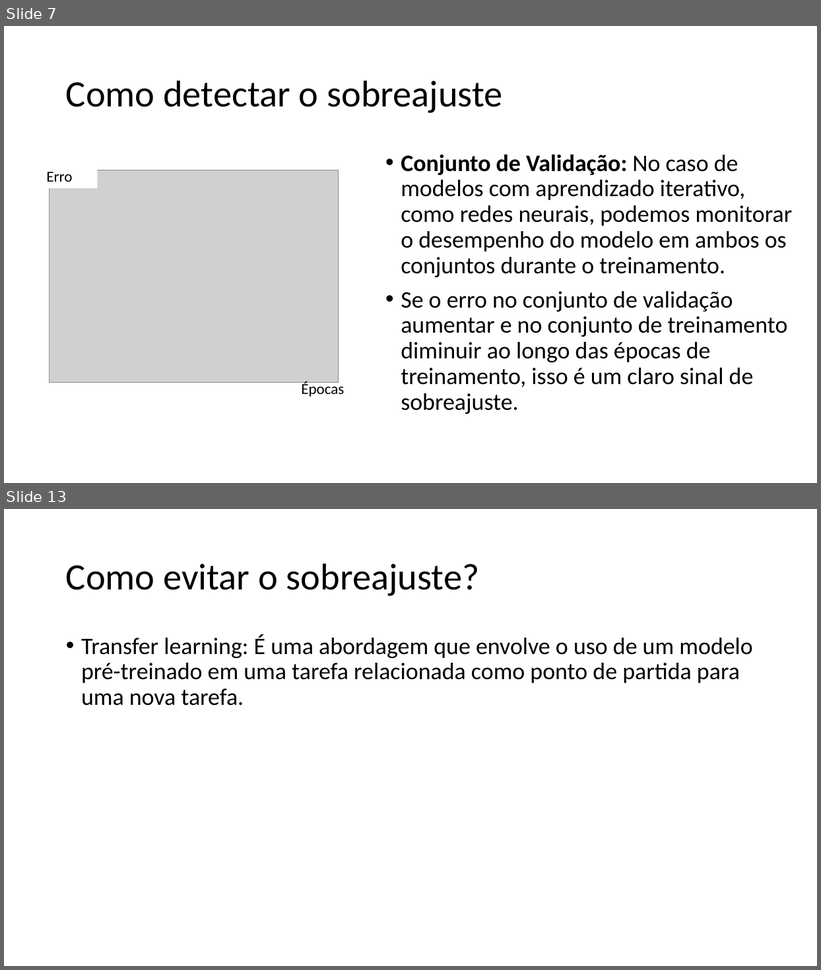
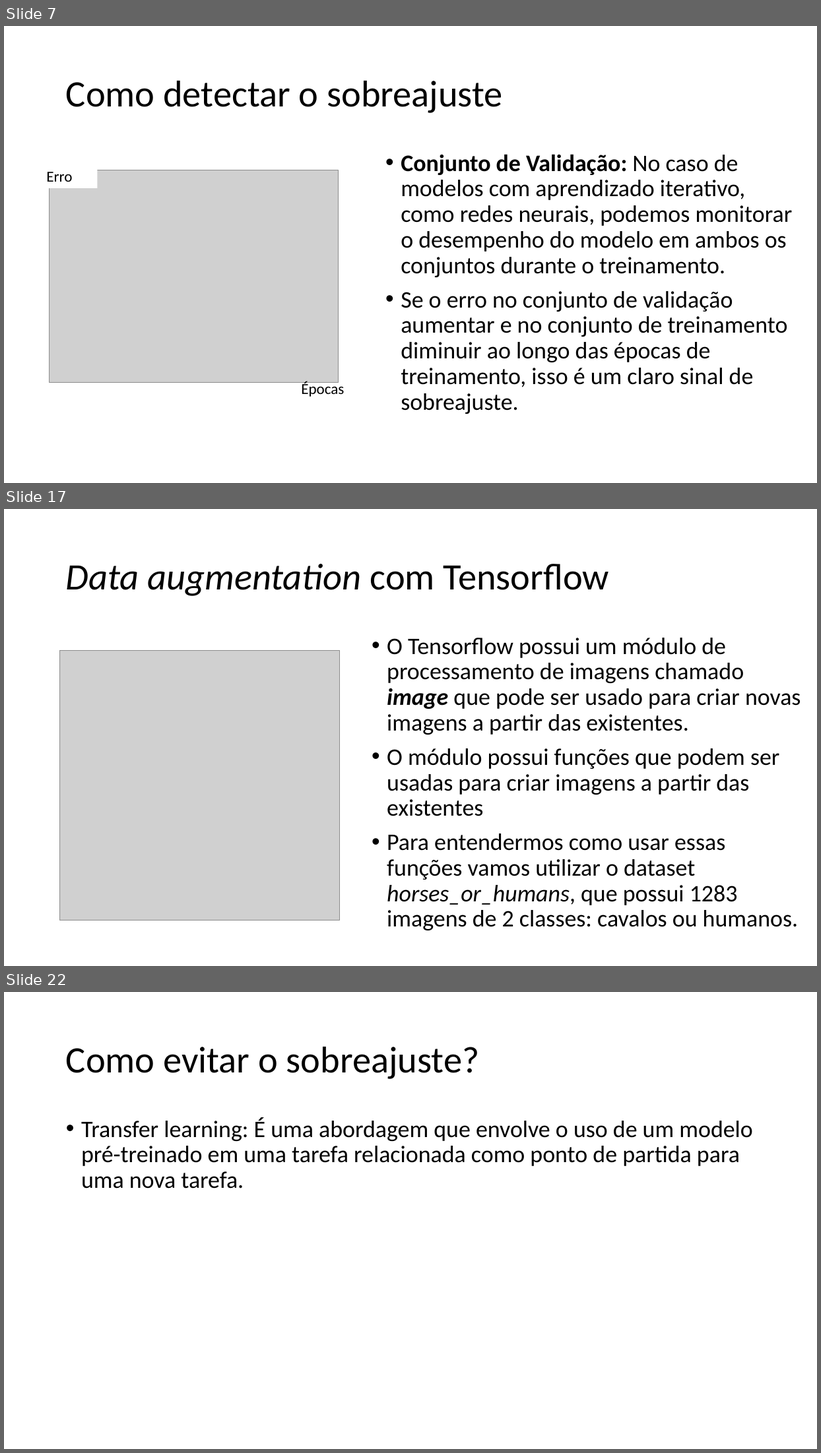
Before and after one commit to zz4fap/tp557-iot-ml, a slide deck: slides/TP557_13_Prevenindo_o_sobreajuste.pptx. Shown one above the other, each under a label of ours: slides 7 and 13 before the commit, slides 7, 17 and 22 after it; the slides between them are not shown. The pictures are 821x970 and 821x1453 pixels, drawn with LibreOffice and Linux fonts; fonts in the diff are those of the drawing; grey boxes stand for pictures. Boxes give left, top, right and bottom in pixels: in the first picture for what was removed or moved away, otherwise in the second. Text is boxed around its words. In the diff, an @@ line names an element or a change of style, - is before the commit and + after.

```diff
--- a/slides/TP557_13_Prevenindo_o_sobreajuste.pptx
+++ b/slides/TP557_13_Prevenindo_o_sobreajuste.pptx
@@ slide 17 added at box(4, 509, 817, 966), background #FFFFFF @@
@@ title added at box(66, 564, 609, 596), 44 pt, text #000000, italic @@
+Data augmentation com Tensorflow
@@ text added at box(387, 638, 801, 931), 28 pt, text #000000 @@
+• O Tensorflow possui um módulo de processamento de imagens chamado image que pode ser usado para criar novas imagens a partir das existentes.
+• O módulo possui funções que podem ser usadas para criar imagens a partir das existentes
+• Para entendermos como usar essas funções vamos utilizar o dataset horses_or_humans, que possui 1283 imagens de 2 classes: cavalos ou humanos.
@@ picture added at box(60, 650, 340, 921) @@
@@ what was slide 13 is now slide 22 @@
```
Also in this commit, not shown: 5 slides changed, 8 other slides added, 6 other files.
